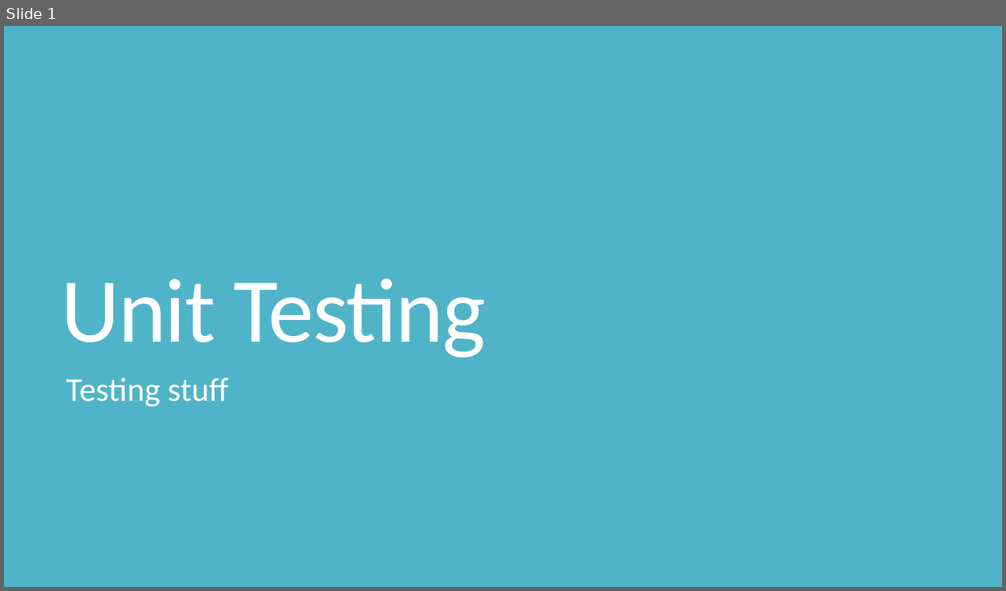
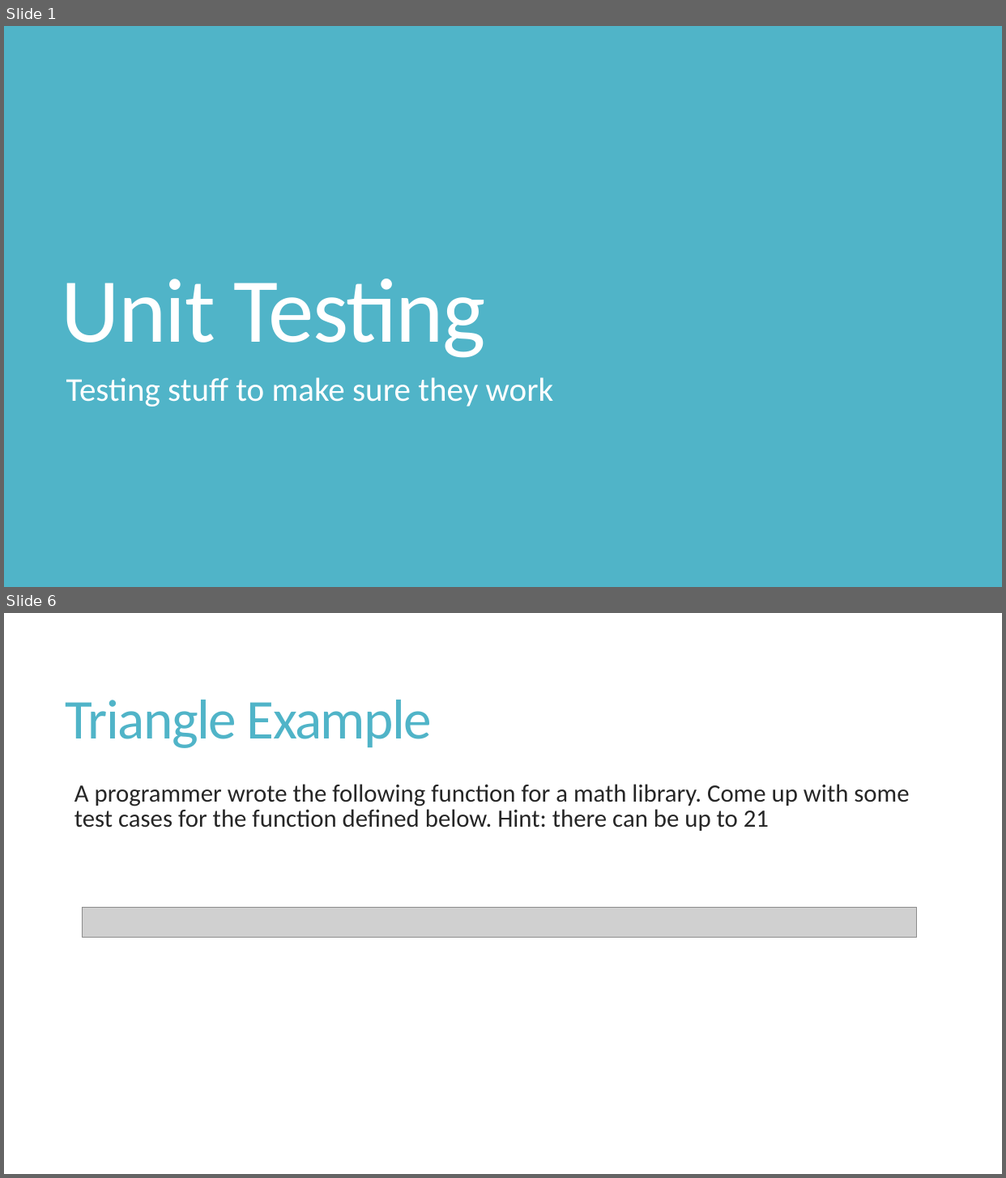
Before and after one commit to shabbir-hussain/ecse321tutorials, a slide deck: 04-UnitTesting.pptx. Shown one above the other, each under a label of ours: slide 1 before the commit, slides 1 and 6 after it; the slides between them are not shown. The pictures are 1006x591 and 1006x1178 pixels, drawn with LibreOffice and Linux fonts; fonts in the diff are those of the drawing; grey boxes stand for pictures. Boxes give left, top, right and bottom in pixels: in the first picture for what was removed or moved away, otherwise in the second. Text is boxed around its words. In the diff, an @@ line names an element or a change of style, - is before the commit and + after.

```diff
--- a/04-UnitTesting.pptx
+++ b/04-UnitTesting.pptx
@@ slide 6 added at (x1=4, y1=613, x2=1002, y2=1174), background #FFFFFF @@
@@ title added at (x1=66, y1=700, x2=432, y2=748), 54 pt, text #50B4C8 @@
+Triangle Example
@@ text added at (x1=74, y1=784, x2=909, y2=831), 24 pt, text #262626 @@
+  A programmer wrote the following function for a math library. Come up with some test cases for the function defined below. Hint: there can be up to 21
@@ picture added at (x1=83, y1=907, x2=917, y2=938) @@
@@ slide 1 changed as well @@
@@ subtitle at (x1=66, y1=378, x2=554, y2=407): text changed @@
-Testing stuff
+Testing stuff to make sure they work
```
Also in this commit, not shown: 1 other slide changed, 18 other slides added, 12 slides removed, 11 other files.
